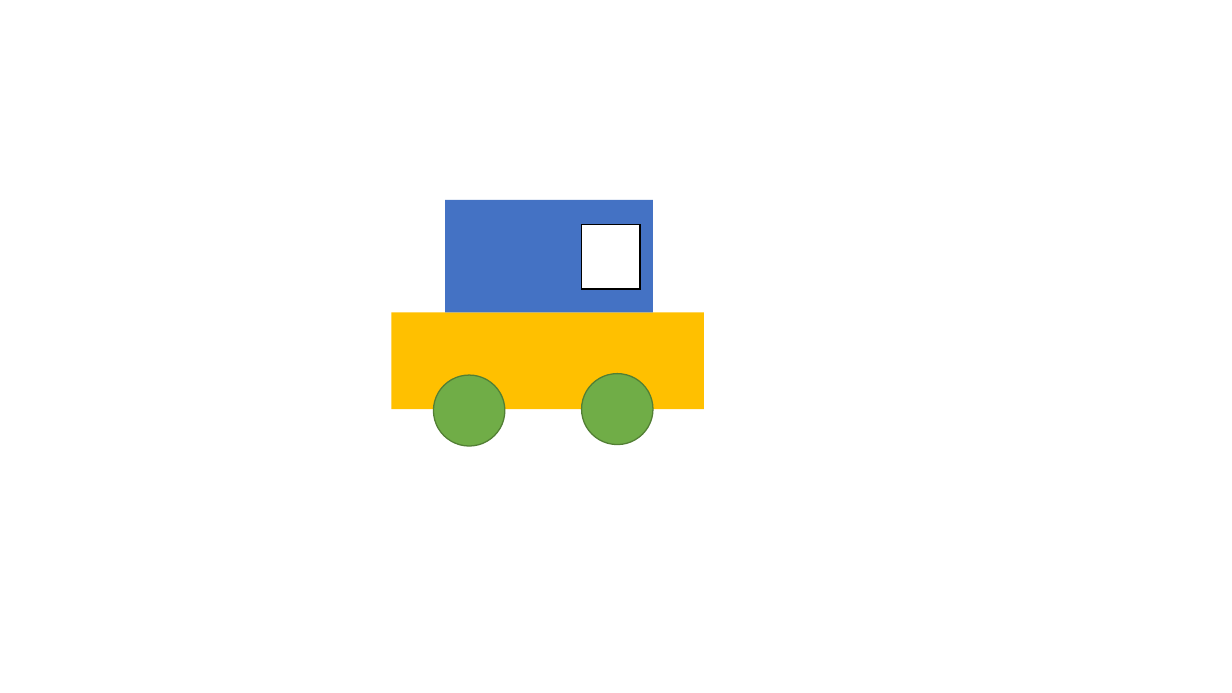
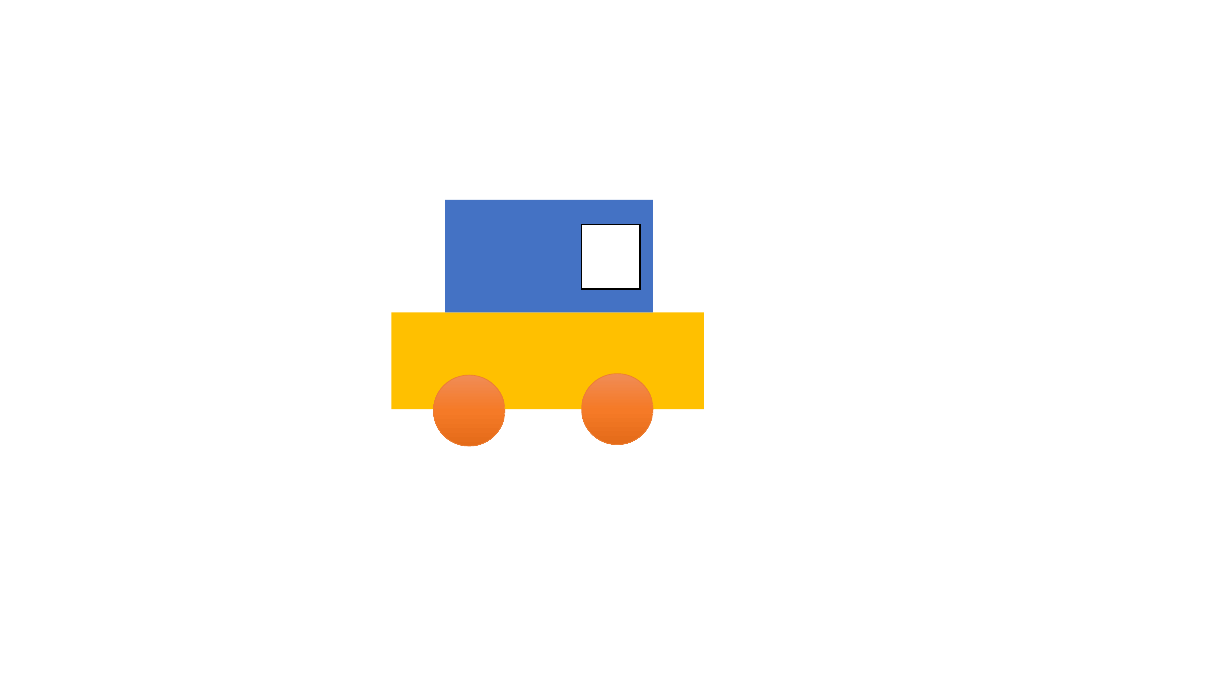
Before and after one commit to jmhong-simulation/GameDevPracticePackage, a slide deck: slide 1 of Chapter4/Lecture1/drawing.pptx. Drawn at 1232x693 pixels with LibreOffice and Linux fonts; fonts in the diff are those of the drawing. Boxes give left, top, right and bottom in pixels: in the first picture for what was removed or moved away, otherwise in the second. Text is boxed around its words. In the diff, an @@ line names an element or a change of style, - is before the commit and + after.

```diff
--- a/Chapter4/Lecture1/drawing.pptx
+++ b/Chapter4/Lecture1/drawing.pptx
@@ ellipse at bbox=[433, 375, 505, 446]: fill #70AD47 to gradient #F18C57 to #F67B28 to #E56C19; outline #538035 1 pt to #ED7D31 0.5 pt @@
@@ ellipse at bbox=[581, 373, 653, 445]: fill #70AD47 to gradient #F18C57 to #F67B28 to #E56C19; outline #538035 1 pt to #ED7D31 0.5 pt @@
```
Also in this commit, not shown: 1 slide added, 2 other files.
